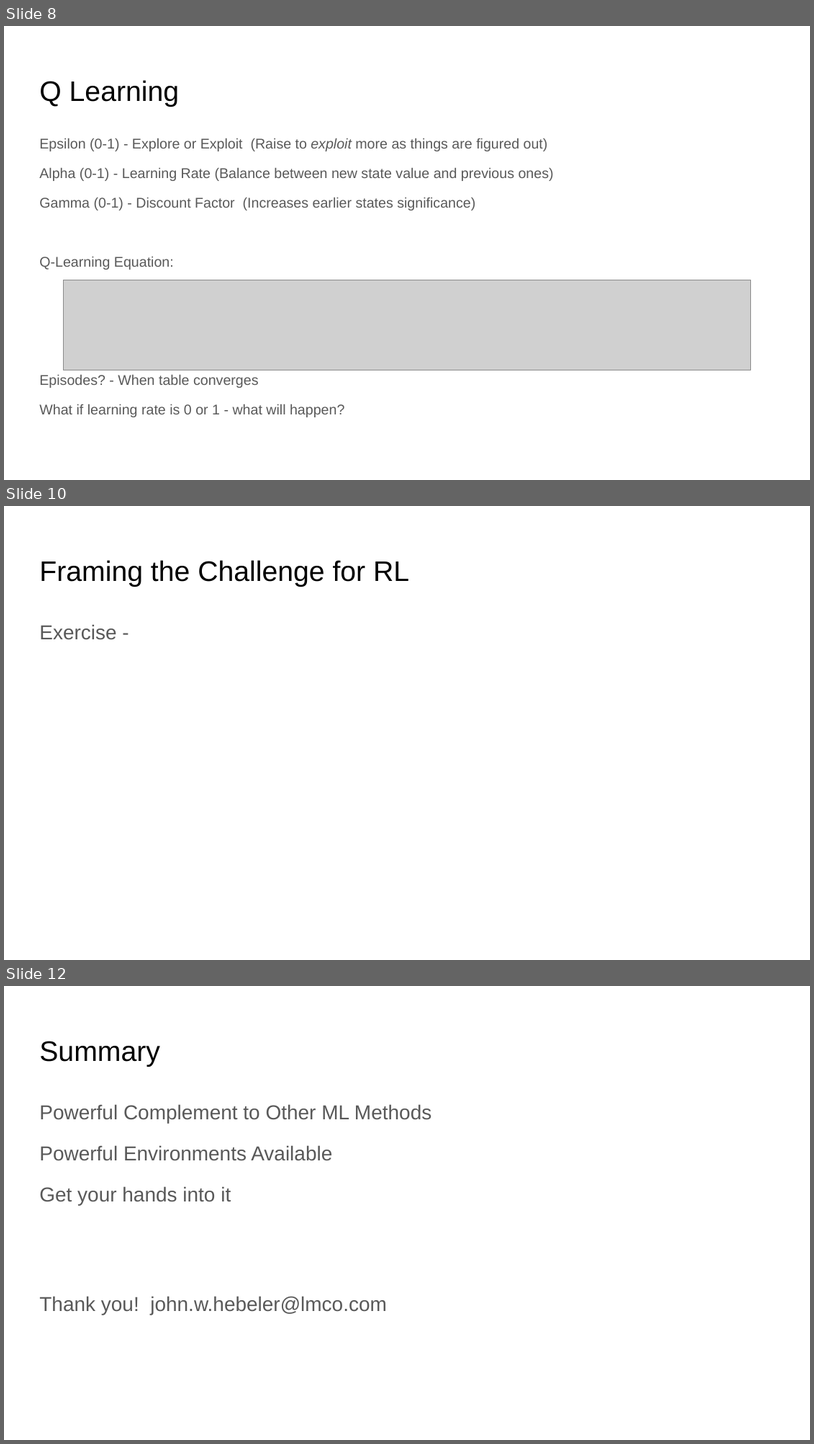
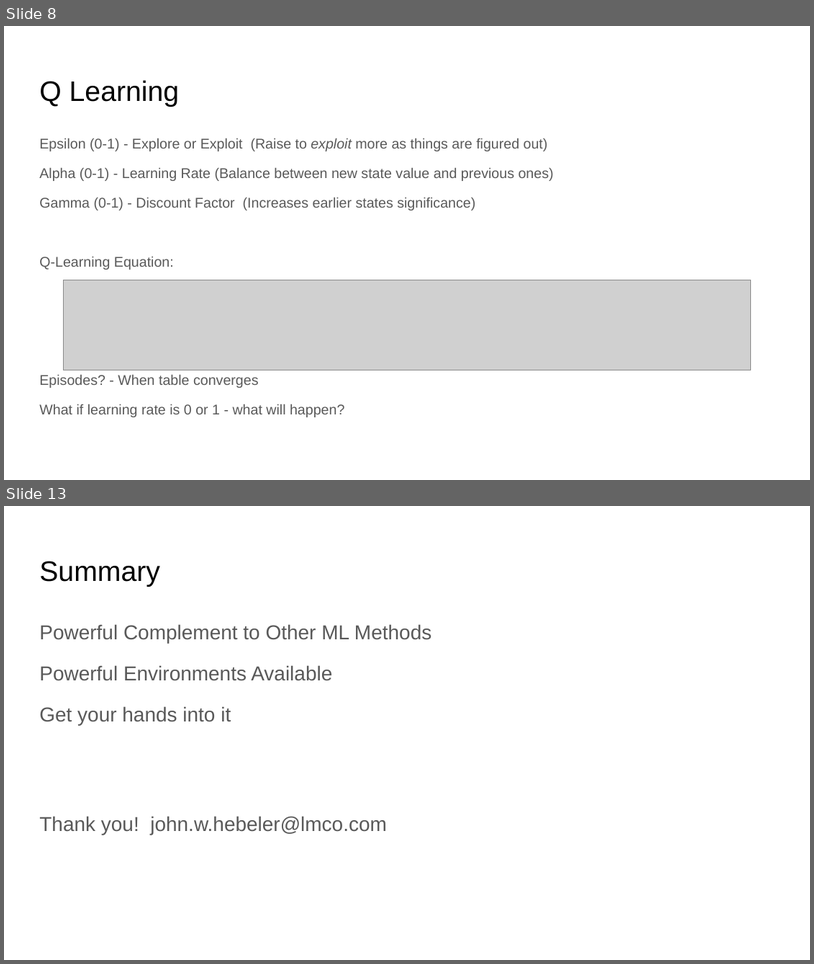
Before and after one commit to JWHPortfolio/RLTalk, a slide deck: Reinforcement Learning2.pptx. Shown one above the other, each under a label of ours: slides 8, 10 and 12 before the commit, slides 8 and 13 after it; the slides between them are not shown. The pictures are 814x1444 and 814x964 pixels, drawn with LibreOffice and Linux fonts; fonts in the diff are those of the drawing; grey boxes stand for pictures. Boxes give left, top, right and bottom in pixels: in the first picture for what was removed or moved away, otherwise in the second. Text is boxed around its words. In the diff, an @@ line names an element or a change of style, - is before the commit and + after.

```diff
--- a/Reinforcement Learning2.pptx
+++ b/Reinforcement Learning2.pptx
@@ slide 10 removed at (4, 506, 810, 960), background #FFFFFF @@
@@ title removed at (39, 560, 409, 587) @@
-Framing the Challenge for RL
@@ text removed at (39, 624, 116, 640) @@
-Exercise -
@@ what was slide 12 is now slide 13 @@
```
Also in this commit, not shown: 2 slides changed, 2 slides added, 9 other files.
